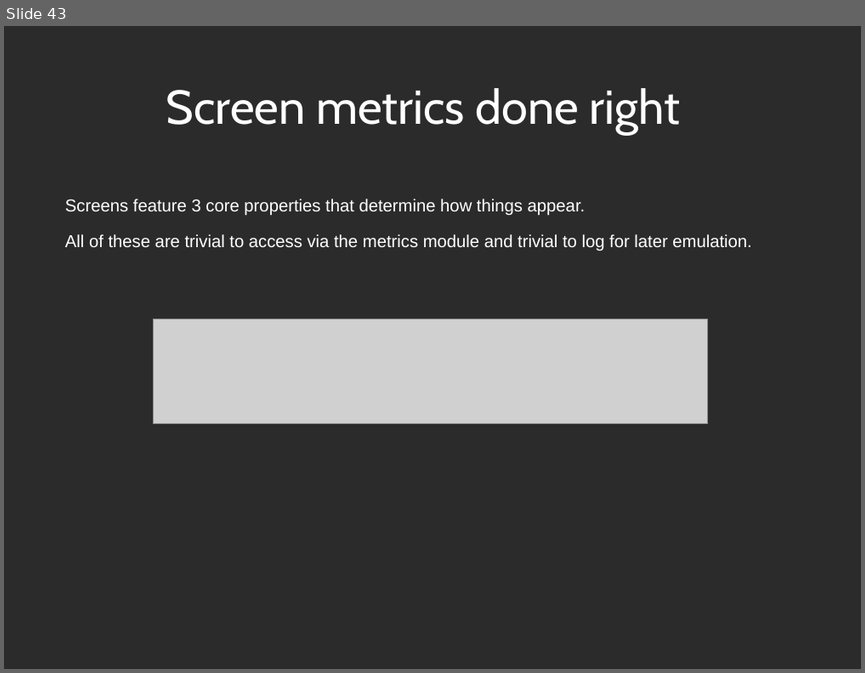
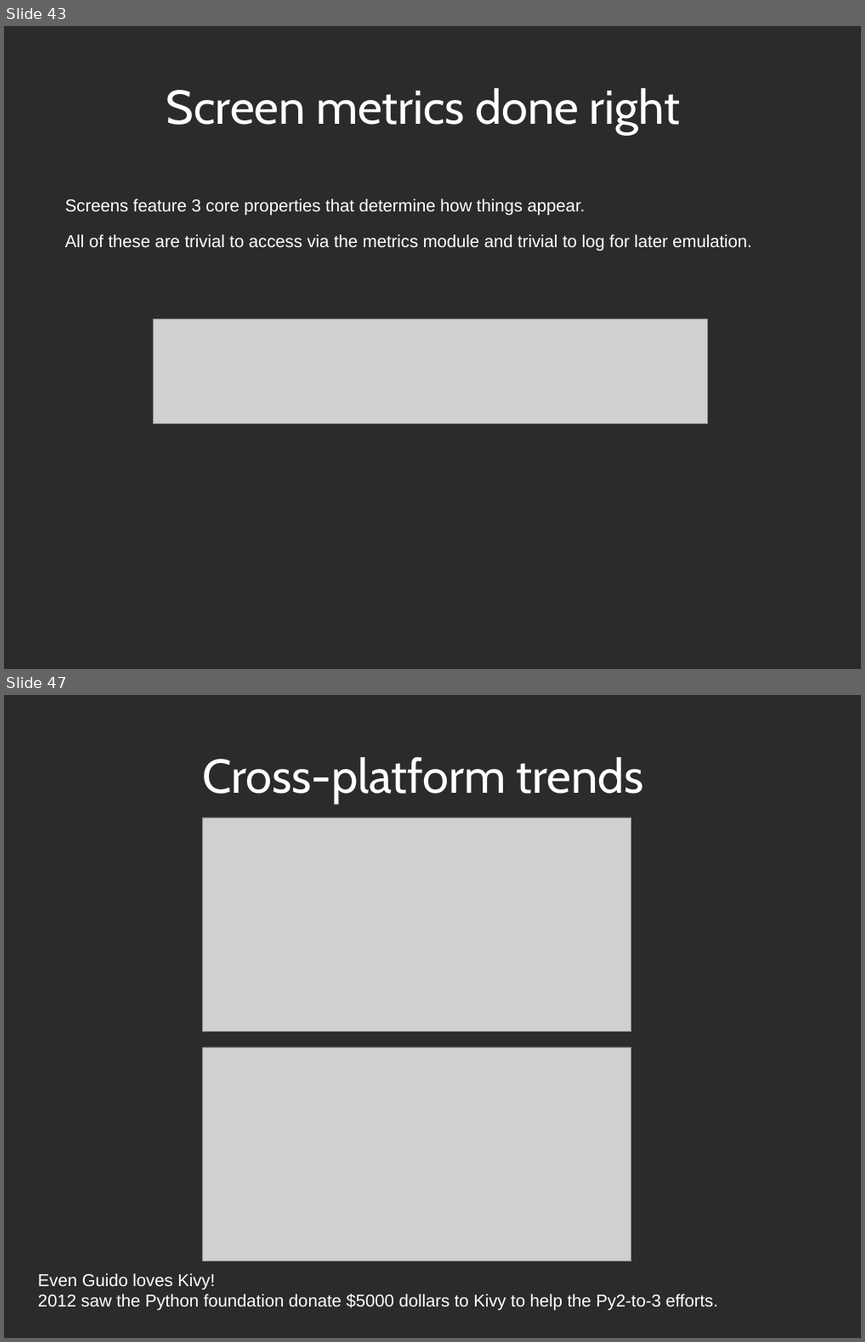
Before and after one commit to Zen-CODE/kivybits, a slide deck: PyCon/ZA 2013/PyCon.odp. Shown one above the other, each under a label of ours: slide 43 before the commit, slides 43 and 47 after it; the slides between them are not shown. The pictures are 865x673 and 865x1342 pixels, drawn with LibreOffice and Linux fonts; fonts in the diff are those of the drawing; grey boxes stand for pictures; background and template pictures are left out; a plain dark background stands for a picture behind light text. Boxes give left, top, right and bottom in pixels: in the first picture for what was removed or moved away, otherwise in the second. Text is boxed around its words. In the diff, an @@ line names an element or a change of style, - is before the commit and + after.

```diff
--- a/PyCon/ZA 2013/PyCon.odp
+++ b/PyCon/ZA 2013/PyCon.odp
@@ slide 47 added at bbox=[4, 695, 861, 1338], background picture (left out) @@
@@ title added at bbox=[202, 757, 644, 804], 44 pt, text #FFFFFF @@
+Cross-platform trends
@@ picture added at bbox=[203, 817, 631, 1032] @@
@@ picture added at bbox=[203, 1047, 631, 1262] @@
@@ text added at bbox=[38, 1273, 717, 1310], 16 pt, text #FFFFFF @@
+Even Guido loves Kivy!
+2012 saw the Python foundation donate $5000 dollars to Kivy to help the Py2-to-3 efforts.
```
Also in this commit, not shown: 6 slides changed, 8 other slides added, 1 other file.
